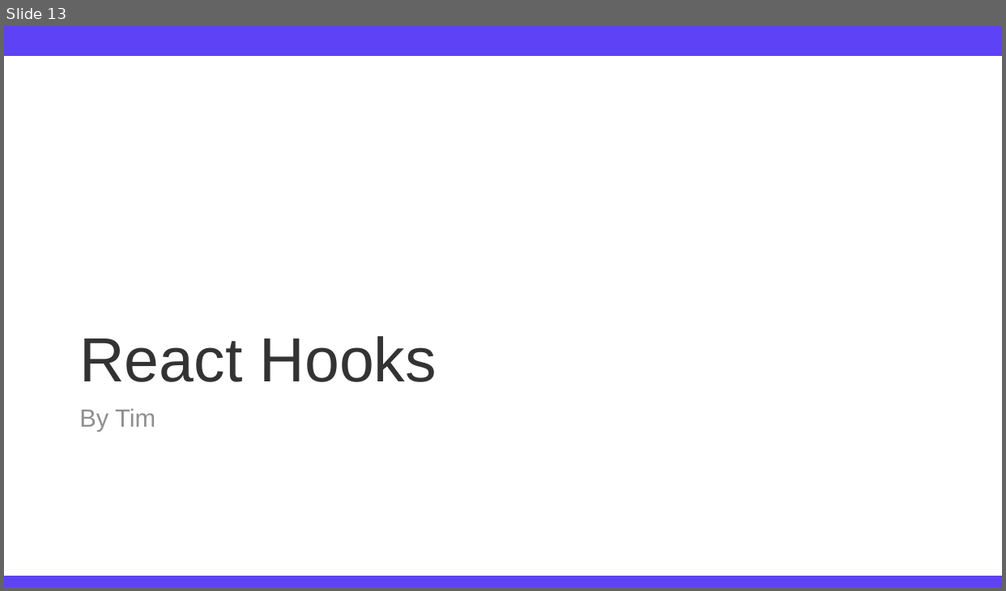
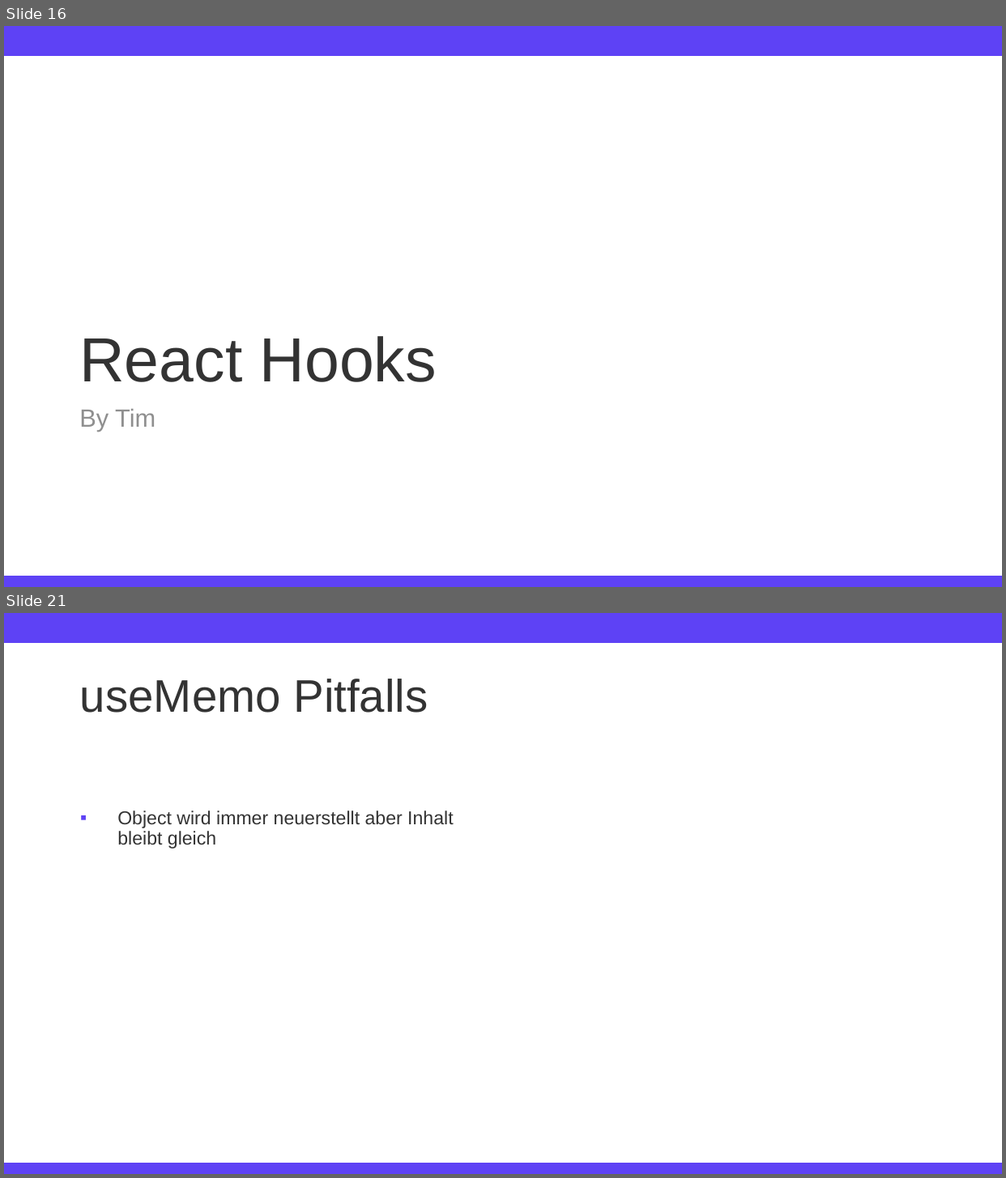
Before and after one commit to TimFehrmannAclue/techlabor_trainings_react_advanced, a slide deck: training_react_advanced.pptx. Shown one above the other, each under a label of ours: slide 13 before the commit, slides 16 and 21 after it; the slides between them are not shown. The pictures are 1006x591 and 1006x1178 pixels, drawn with LibreOffice and Linux fonts; fonts in the diff are those of the drawing; background and template pictures are left out. Boxes give left, top, right and bottom in pixels: in the first picture for what was removed or moved away, otherwise in the second. Text is boxed around its words. In the diff, an @@ line names an element or a change of style, - is before the commit and + after.

```diff
--- a/training_react_advanced.pptx
+++ b/training_react_advanced.pptx
@@ slide 21 added at [4, 613, 1002, 1174], background #FFFFFF; not listed: 2 template elements that a slide beside it also shows @@
@@ title added at [80, 679, 428, 713], 44 pt, text #333333 @@
+useMemo Pitfalls
@@ text added at [117, 811, 453, 849], 18 pt, text #333333 @@
+▪ Object wird immer neuerstellt aber Inhalt bleibt gleich
@@ what was slide 13 is now slide 16 @@
```
Also in this commit, not shown: 3 slides changed, 11 other slides added, 2 slides removed, 2 other files.
